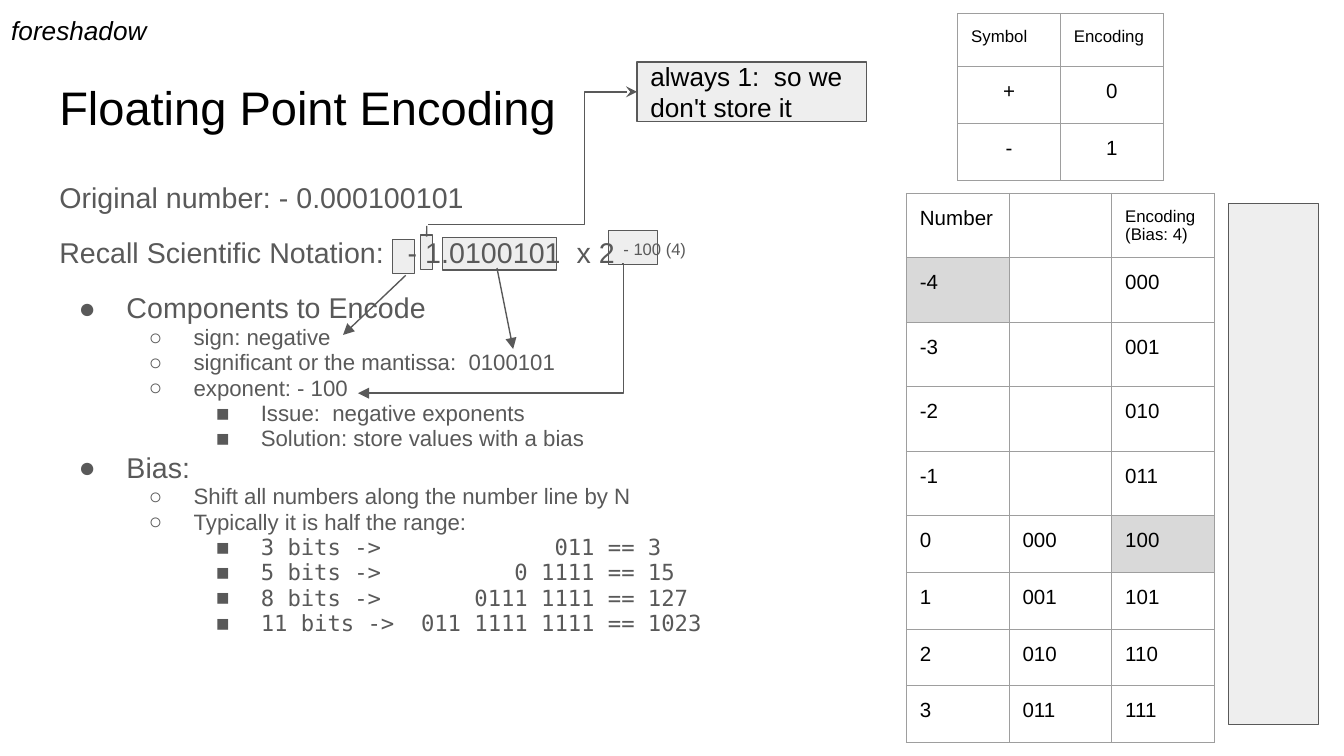
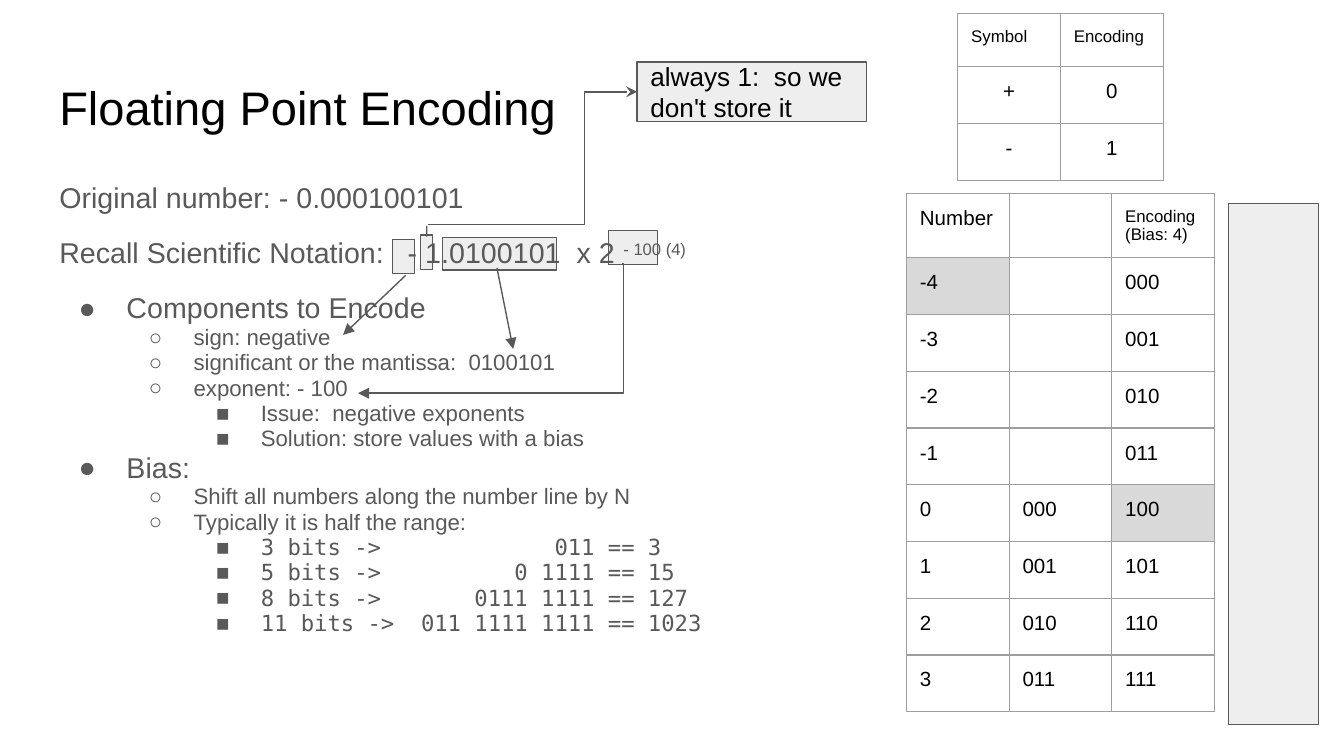
Before and after one commit to COMP122/comp122-s23, a slide deck: slide 12 of format-encodings/documents/ARCHIVE/introduction-to-numbering-systems.pptx. Drawn at 1344x756 pixels with LibreOffice and Linux fonts; fonts in the diff are those of the drawing. Boxes give left, top, right and bottom in pixels: in the first picture for what was removed or moved away, otherwise in the second. Text is boxed around its words. In the diff, an @@ line names an element or a change of style, - is before the commit and + after.

```diff
--- a/format-encodings/documents/ARCHIVE/introduction-to-numbering-systems.pptx
+++ b/format-encodings/documents/ARCHIVE/introduction-to-numbering-systems.pptx
@@ text removed at [11, 21, 146, 41] @@
-foreshadow
@@ table: place and size @@
-table at [958, 13, 1163, 454]
+table at [958, 13, 1163, 180]
@@ table: place and size @@
-table at [906, 194, 1212, 722]
+table at [906, 194, 1212, 715]
```
Also in this commit, not shown: 10 other slides changed, 11 other files.
